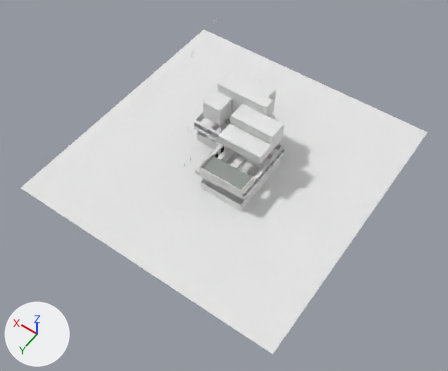
Two versions of the glTF model build/floor_3.glb, one commit apart.
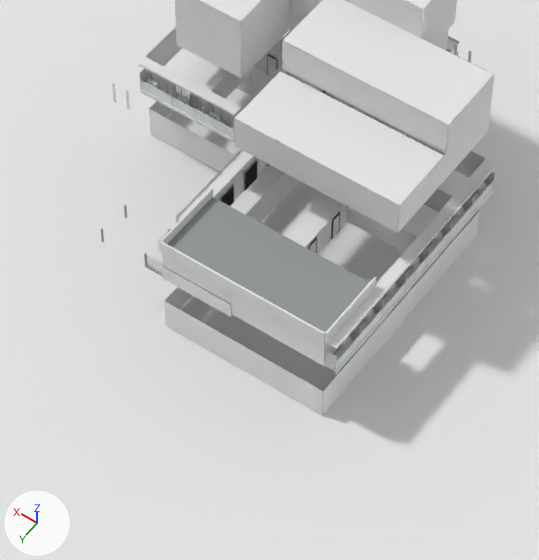
Old and new are each drawn whole from a 50 mm lens placed at (-55.1, 85.1, 140.9), pointed at (8.3, -3.7, 1.4) and again close up on the part from 35% to 66% of the width and 28% to 67% of the height. The lights are fixed; the arrows at lower left show +X, +Y and +Z. The older version's two pictures come first. Where no turn or scale is listed for an object, it has been applied to the vertices. Vertices at exactly the same position are counted once.

Names of what the first close-up shows: 'Bal_ac', 'Bal_facade', 'Bal_floor', 'Bal_part', 'Bal_rail', 'Ceiling', 'ClosetDoorIn_R_313', 'Gallery_parapet', 'J2_roomwall', 'Massing', 'OwnRoof' and 18 more.
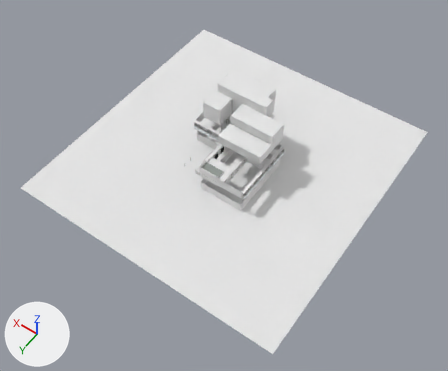
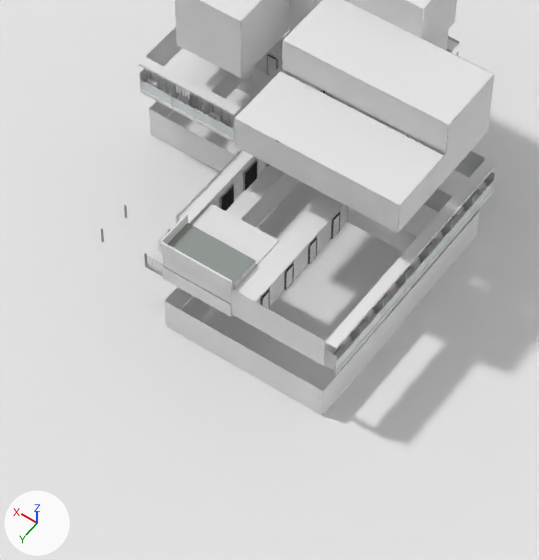
Pixel boxes [x1, y1, x2, y2] of what changed, in the close-ups (539 x 560 px):
'OwnRoof', reshaped (56% narrower, 50% shorter)
    before: [160, 187, 377, 343]
    after: [160, 214, 256, 291]
'ClosetDoorIn_R_313', moved (not visible afterwards)
    before: [112, 82, 116, 102]
part 1 of me_ownroof, cut back
    before: [185, 197, 377, 343]
    after: [185, 223, 256, 291]

The edits, one by one:
me_ownroof is used by ob_ownroof; location (0.0, 0.0, 0.0).
me_ownroof had 46 vertices, 54 faces and spanned x -0.15..13.95, y -6.01..0.15, z 8.5..9.55.
me_ownroof now has 28 vertices, 32 faces and spans x 7.78..13.95, y -3.01..0.15, z 8.5..9.55.
Part 1, on me_ownroof:
29 vertices are removed from x -0.15..13.8, y -6.01..0.15, z 8.5..9.55.
42 faces are deleted.
4 vertices in x 13.8..13.95, y -6.01, z 8.5..9.55 move by (0.0, 3.0, 0.0).
4 vertices are added at (7.78, 0.15, 8.5), (7.78, 0.0, 8.5), (7.78, 0.0, 9.55), (7.78, 0.15, 9.55).
7 new vertices lie (-5.91, 0.0, 0.0) away from vertices in x 13.8, y -2.97..0.0, z 8.7.
12 new faces join them, mat_mr_roof (grey #939995).
8 new faces join them, mat_mr_concrete (white #e7e7e7).
Object 'ClosetDoorIn_R_313' (ob_closetdoorin_r_313) moves from (23.4, -7.09, 11.6) to (11.58, -3.55, 5.8).
